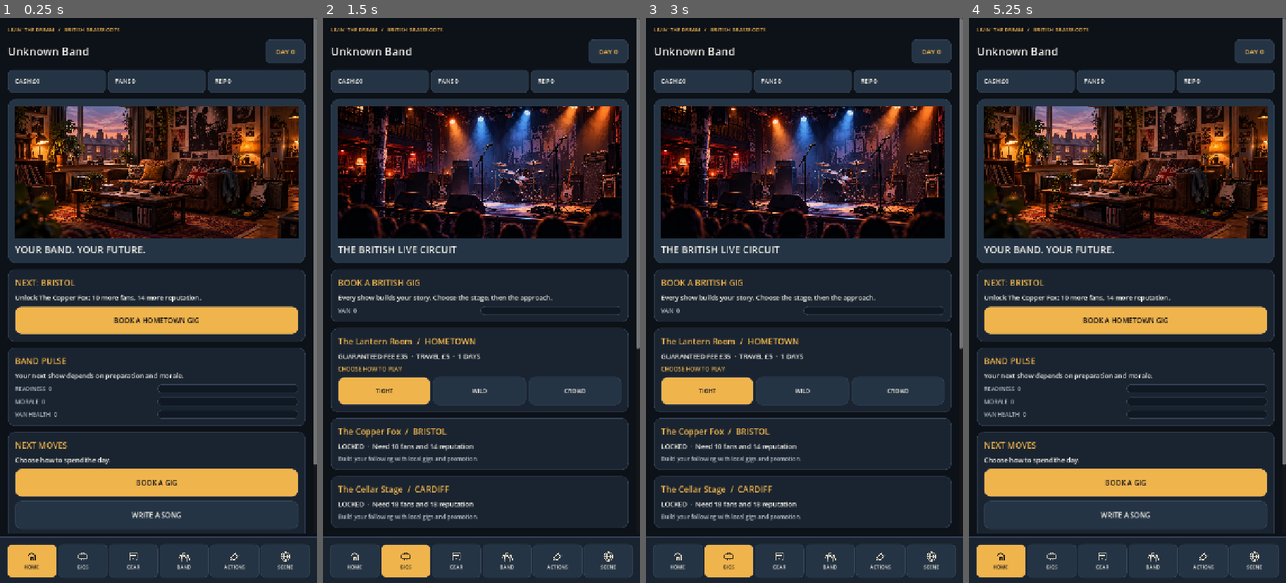
Above: before the commit, frames 1-4 (left to right).
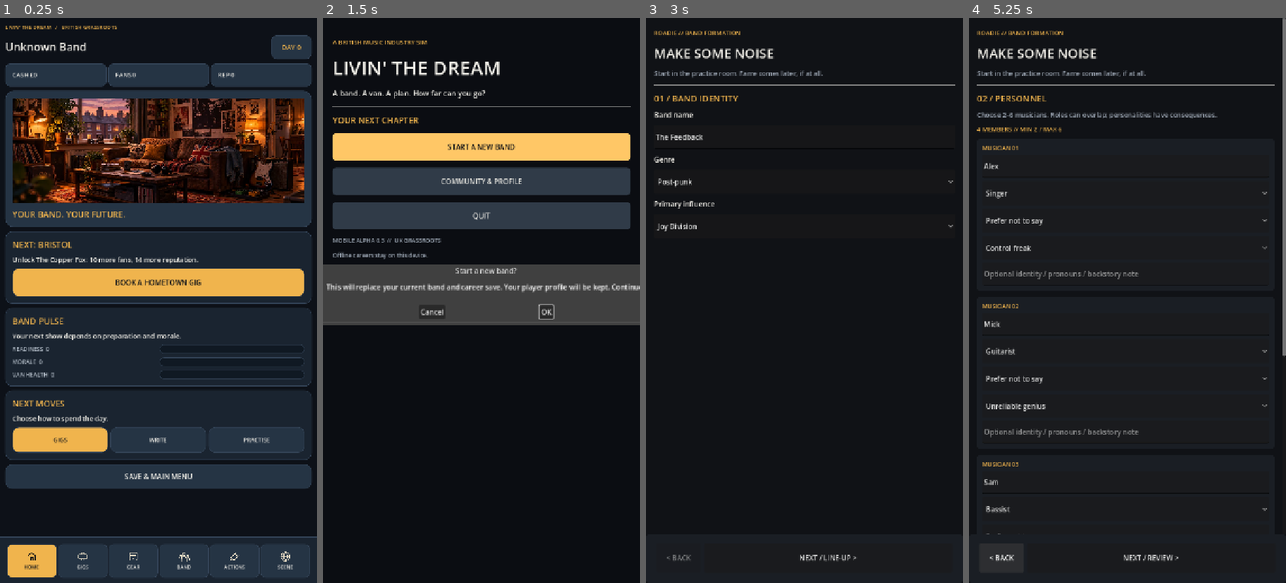
Above: after the commit, the same moments.

Repository: alimuir654-rgb/BandMaster
Game: Godot game, scene res://Scenes/CareerHub.tscn
The game is run twice, just before and just after one commit, with the same random seed, the same clock (stepped at 60 frames per second) and the same inputs. This scene is started directly instead of the project's main scene.
Inputs (mouse positions are in pixels of both pictures, inside the frame that each line leads up to):
- Up to frame 1 (0.25 s): no input
- Up to frame 2 (1.5 s): click (478, 481) at 0.5 s, where only the run before the commit has a clickable "BOOK A GIG"; click (481, 147) at 1.25 s, where only the run after the commit has a clickable "START A NEW BAND"
- Up to frame 3 (3 s): click (804, 147) at 2 s, where only the run after the commit has a clickable "START A NEW BAND"; click (867, 311) at 2.75 s, where only the run after the commit has a clickable "OK"
- Up to frame 4 (5.25 s): click (1152, 560) at 3.5 s, where only the run after the commit has a clickable "NEXT / LINE-UP >"; click (1152, 560) at 4.25 s, where only the run after the commit has a clickable "NEXT / REVIEW >"; click (1000, 560) at 5.02 s

The runs differ from the first frame. In frame 1, 47% of the frame differs, in the area x 1-100%, y 0-92%; in frame 2, 78%, in the area x 0-100%, y 0-100%; in frame 3, 67%; in frame 4, 53%.

Commit message:
ui: compact hero and margins; inline home actions; gear affordances and cash gating

Diff:
--- a/Scripts/career_hub.gd
+++ b/Scripts/career_hub.gd
@@ -126,14 +126,14 @@
  scroll.horizontal_scroll_mode = ScrollContainer.SCROLL_MODE_DISABLED
  var margin := MarginContainer.new()
  margin.size_flags_horizontal = Control.SIZE_EXPAND_FILL
- margin.add_theme_constant_override("margin_left",18)
- margin.add_theme_constant_override("margin_right",18)
- margin.add_theme_constant_override("margin_top",18)
+ margin.add_theme_constant_override("margin_left",12)
+ margin.add_theme_constant_override("margin_right",12)
+ margin.add_theme_constant_override("margin_top",12)
  margin.add_theme_constant_override("margin_bottom",24)
  scroll.add_child(margin)
  content = VBoxContainer.new()
  content.size_flags_horizontal = Control.SIZE_EXPAND_FILL
- content.add_theme_constant_override("separation",14)
+ content.add_theme_constant_override("separation",10)
  margin.add_child(content)
  _header()
  _hero()
@@ -146,7 +146,10 @@
   "BAND": _band()
   "ACTIONS": _actions()
   "SCENE": _scene()
- _action(content,"SAVE & MAIN MENU",_menu)
+ var menu := UI.button("SAVE & MAIN MENU")
+ menu.custom_minimum_size.y = 48
+ content.add_child(menu)
+ menu.pressed.connect(_menu)
  _bottom_nav()
 
 func _header() -> void:
@@ -193,7 +196,7 @@
  var picture := TextureRect.new()
  picture.expand_mode = TextureRect.EXPAND_IGNORE_SIZE
  picture.stretch_mode = TextureRect.STRETCH_KEEP_ASPECT_COVERED
- picture.custom_minimum_size.y = 300
+ picture.custom_minimum_size.y = 240
  picture.mouse_filter = Control.MOUSE_FILTER_IGNORE
  if ResourceLoader.exists(path):
   picture.texture = load(path)
@@ -210,7 +213,7 @@
   "ACTIONS":"ANOTHER DAY ON THE ROAD",
   "SCENE":"MAKE SOME NOISE"
  }
- _label(frame,str(headline.get(tab,tab)),22,UI.WHITE)
+ _label(frame,str(headline.get(tab,tab)),19,UI.AMBER)
 
 
 func _home() -> void:
@@ -232,9 +235,19 @@
  for key in ["readiness","morale","van_health"]:
   _progress(pulse,key.to_upper().replace("_"," "),_num(key))
  var quick := _card("NEXT MOVES","Choose how to spend the day.")
- _action(quick,"BOOK A GIG",func() -> void: _switch("GIGS"),true)
- _action(quick,"WRITE A SONG",func() -> void: _do_action("songwrite"))
- _action(quick,"REHEARSE — £15",func() -> void: _do_action("rehearse"))
+ var row := HBoxContainer.new()
+ row.add_theme_constant_override("separation",6)
+ quick.add_child(row)
+ var book := UI.button("GIGS",true)
+ var write := UI.button("WRITE")
+ var practise := UI.button("PRACTISE")
+ for action in [book,write,practise]:
+  action.custom_minimum_size.y = 58
+  action.add_theme_font_size_override("font_size",13)
+  row.add_child(action)
+ book.pressed.connect(func() -> void: _switch("GIGS"))
+ write.pressed.connect(func() -> void: _do_action("songwrite"))
+ practise.pressed.connect(func() -> void: _do_action("rehearse"))
 
 func _gigs() -> void:
  var summary := _card("BOOK A BRITISH GIG","Every show builds your story. Choose the stage, then the approach.")
@@ -270,6 +283,7 @@
  var heading := _card("THE MUSIC SHOP","A real backline, built one second-hand find at a time.")
  _progress(heading,"READINESS",_num("readiness"))
  _label(heading,"OWNED  %d ITEMS" % owned.size(),14,UI.AMBER)
+ _label(heading,"CASH AVAILABLE £%d" % _num("cash"),13,UI.MUTED)
  for item in Gear.ITEMS:
   var key: String = str(item["id"])
   var box := _card(str(item["name"]),str(item["description"]))
@@ -277,7 +291,11 @@
   if owned.has(key):
    _label(box,"✓  IN YOUR INVENTORY",15,UI.AMBER)
   else:
-   _action(box,"BUY EQUIPMENT  ·  £%d" % int(item["price"]),func() -> void: _buy(key),true)
+   var buy := UI.button("BUY  ·  £%d" % int(item["price"]),true)
+   buy.custom_minimum_size.y = 52
+   buy.disabled = _num("cash") < int(item["price"])
+   box.add_child(buy)
+   buy.pressed.connect(func() -> void: _buy(key))
 
 func _band() -> void:
  var band_data: Dictionary = save_data.get("band",{})
